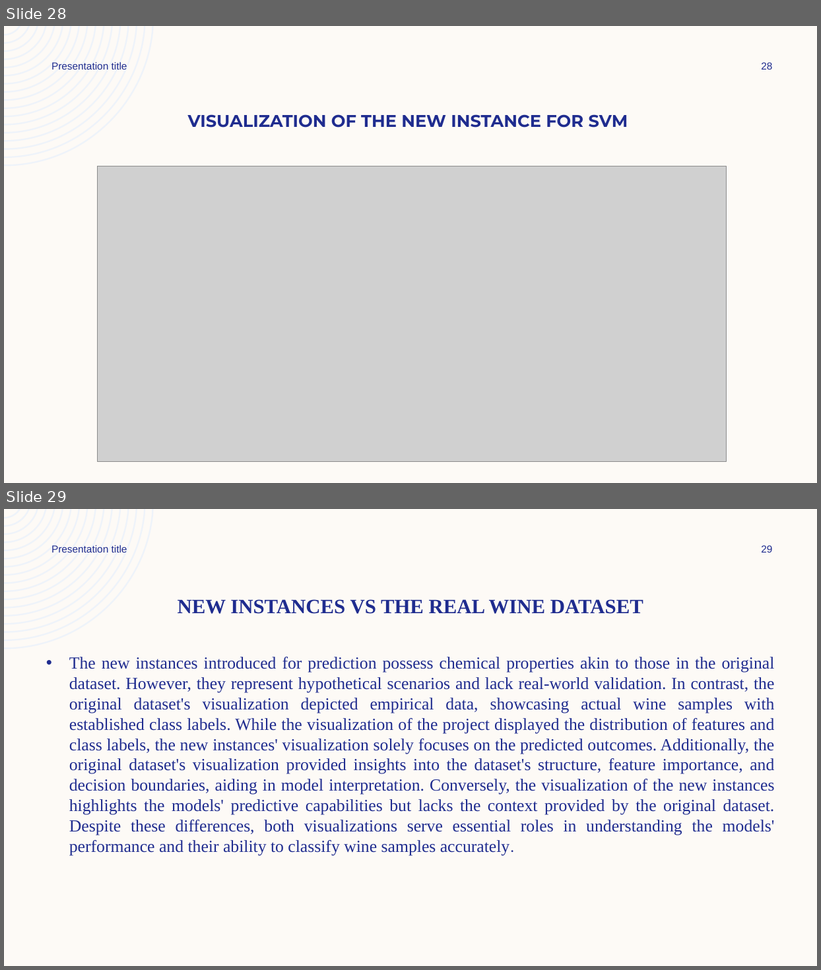
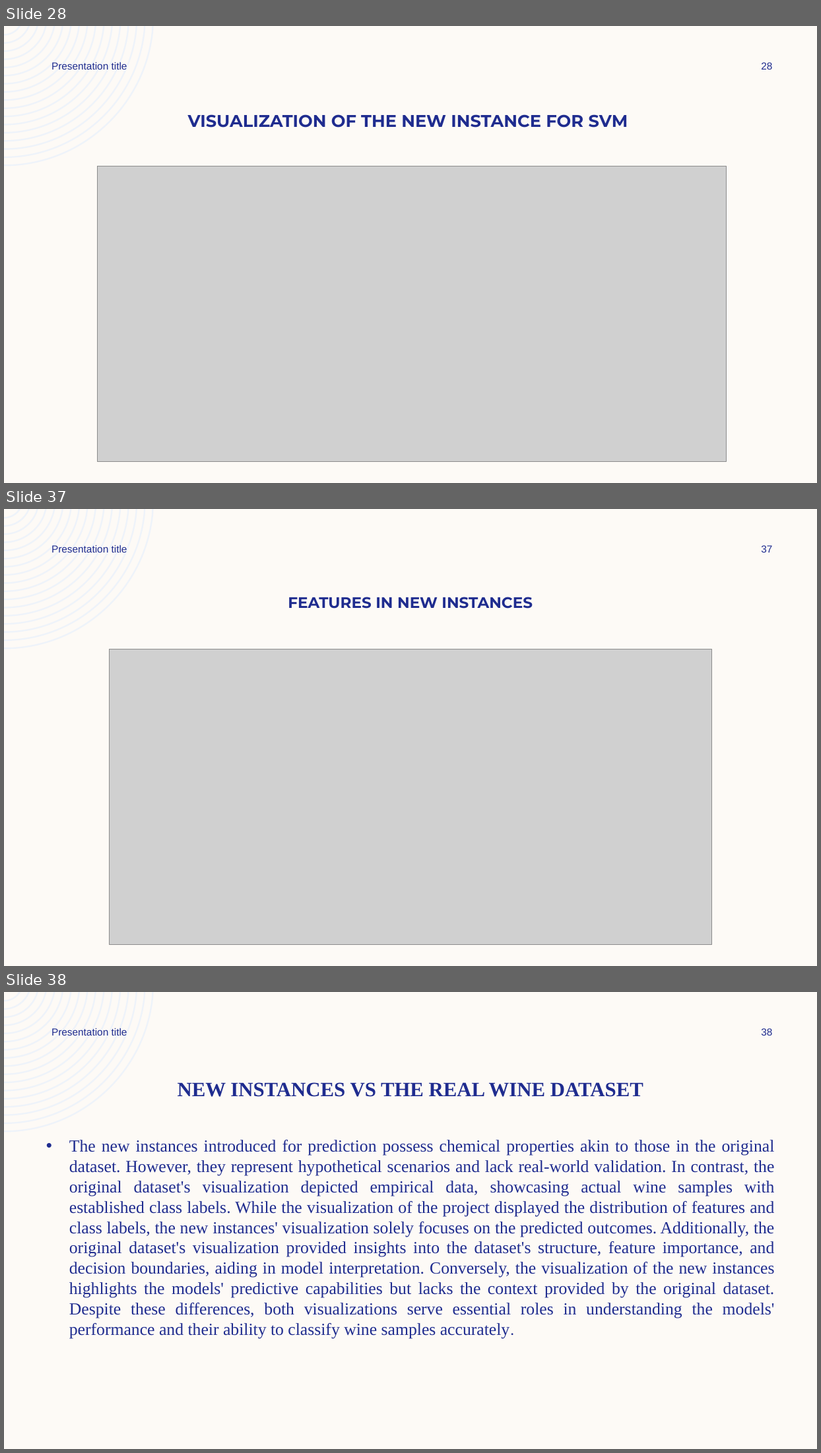
Before and after one commit to bigkebs/code-path-preview, a slide deck: Wine Classification Project_KBM_2024.pptx. Shown one above the other, each under a label of ours: slides 28 and 29 before the commit, slides 28, 37 and 38 after it; the slides between them are not shown. The pictures are 821x970 and 821x1453 pixels, drawn with LibreOffice and Linux fonts; fonts in the diff are those of the drawing; grey boxes stand for pictures. Boxes give left, top, right and bottom in pixels: in the first picture for what was removed or moved away, otherwise in the second. Text is boxed around its words. In the diff, an @@ line names an element or a change of style, - is before the commit and + after.

```diff
--- a/Wine Classification Project_KBM_2024.pptx
+++ b/Wine Classification Project_KBM_2024.pptx
@@ slide 37 added at bbox=[4, 509, 817, 966], background #FDFAF6; not listed: 1 template element that a slide beside it also shows @@
@@ text added at bbox=[52, 545, 127, 553], 12 pt, text #1F2C8F @@
+Presentation title
@@ page number added at bbox=[761, 545, 772, 553], 12 pt, text #1F2C8F @@
+37
@@ title added at bbox=[288, 597, 533, 609], 18 pt, text #1F2C8F, bold @@
+FEATURES IN NEW INSTANCES
@@ picture added at bbox=[110, 650, 712, 945] @@
@@ what was slide 29 is now slide 38 @@
@@ page number at bbox=[761, 1028, 772, 1036]: text changed @@
-29
+38
```
Also in this commit, not shown: 1 slide changed, 10 other slides added.
